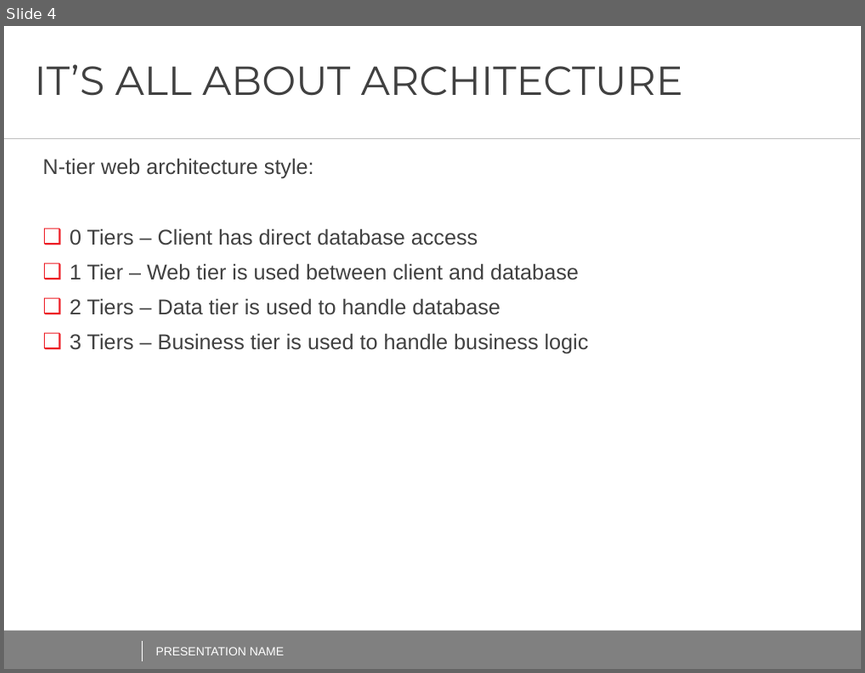
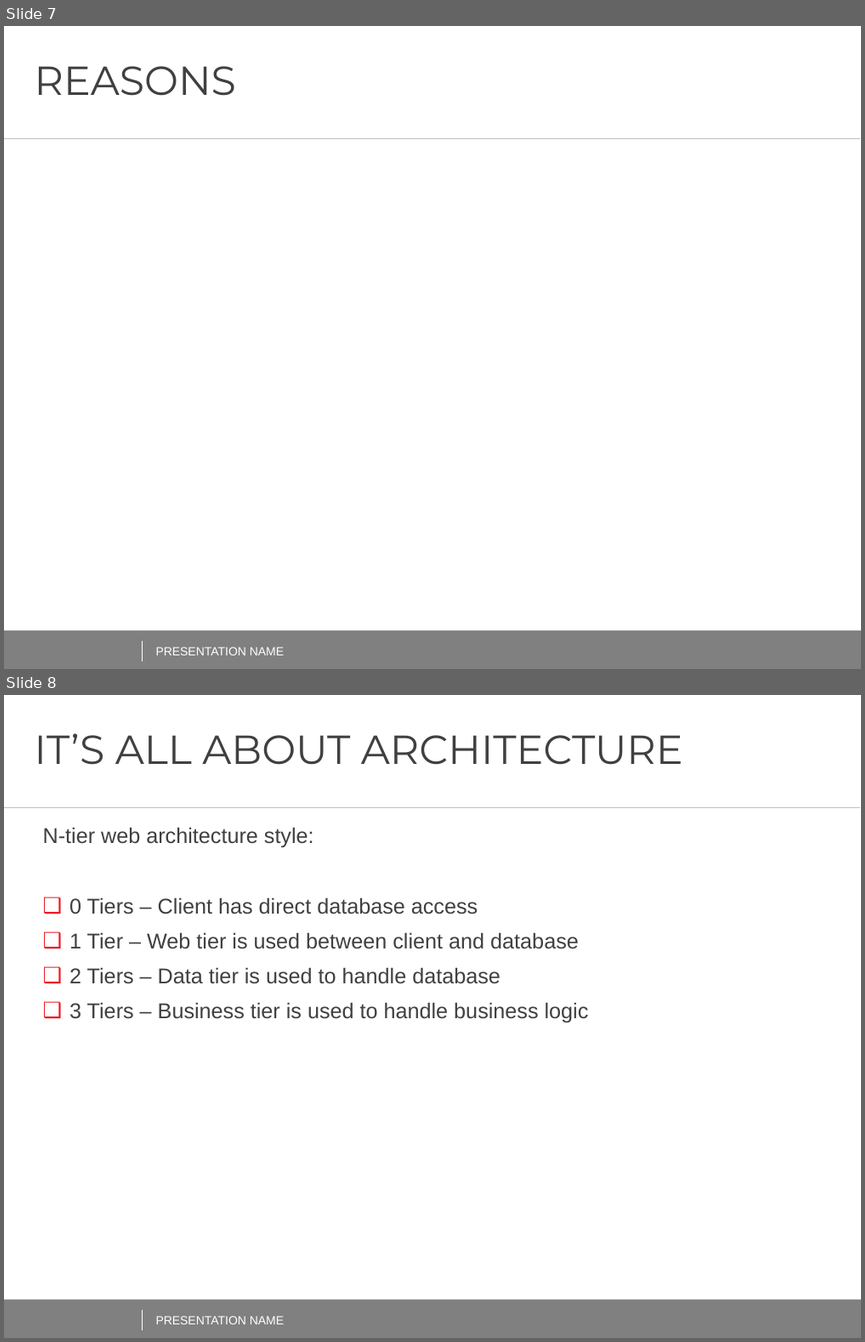
Before and after one commit to AndreiShenets/ASP.NET-Lectures, a slide deck: ASP.NET CORE - iTechArt 2018.pptx. Shown one above the other, each under a label of ours: slide 4 before the commit, slides 7 and 8 after it. The pictures are 865x673 and 865x1342 pixels, drawn with LibreOffice and Linux fonts; fonts in the diff are those of the drawing; background and template pictures are left out. Boxes give left, top, right and bottom in pixels: in the first picture for what was removed or moved away, otherwise in the second. Text is boxed around its words. In the diff, an @@ line names an element or a change of style, - is before the commit and + after.

```diff
--- a/ASP.NET CORE - iTechArt 2018.pptx
+++ b/ASP.NET CORE - iTechArt 2018.pptx
@@ slide 7 added at [4,26,861,669], background #FFFFFF; not listed: 4 template elements that a slide beside it also shows @@
@@ title added at [35,66,236,96], 34 pt, text #404040 @@
+REASONS
@@ text added at [156,646,284,655], 10 pt, text #FFFFFF @@
+PRESENTATION NAME
@@ what was slide 4 is now slide 8 @@
```
Also in this commit, not shown: 3 other slides added.
